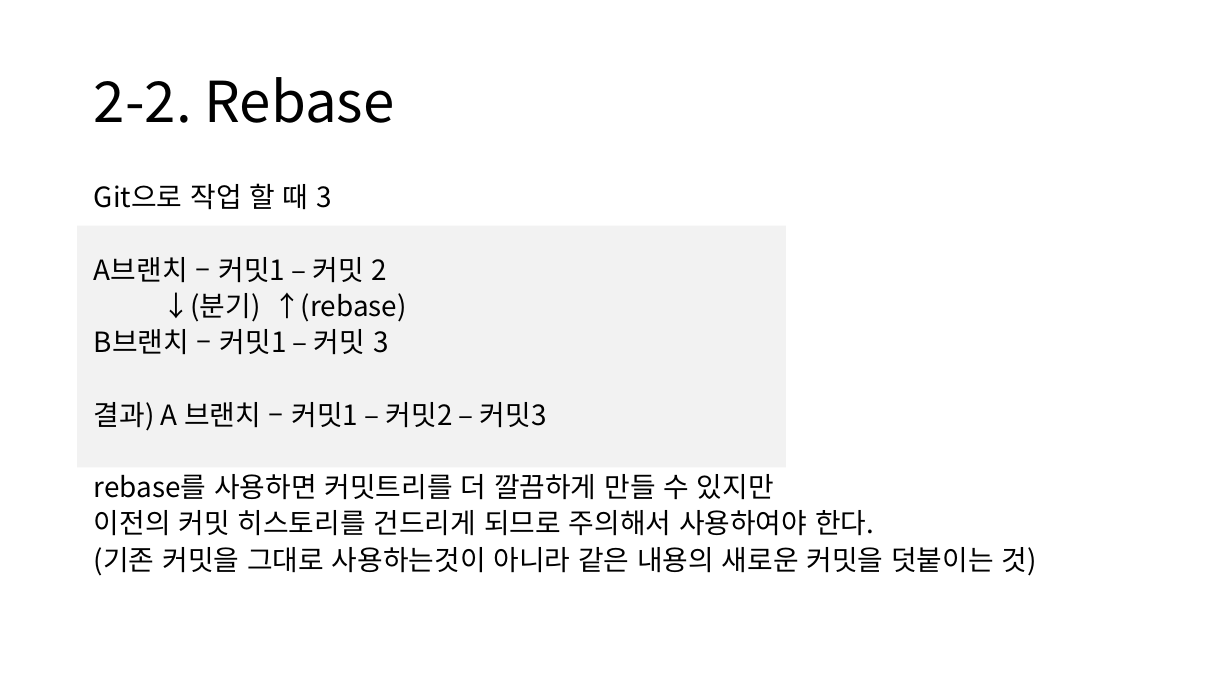
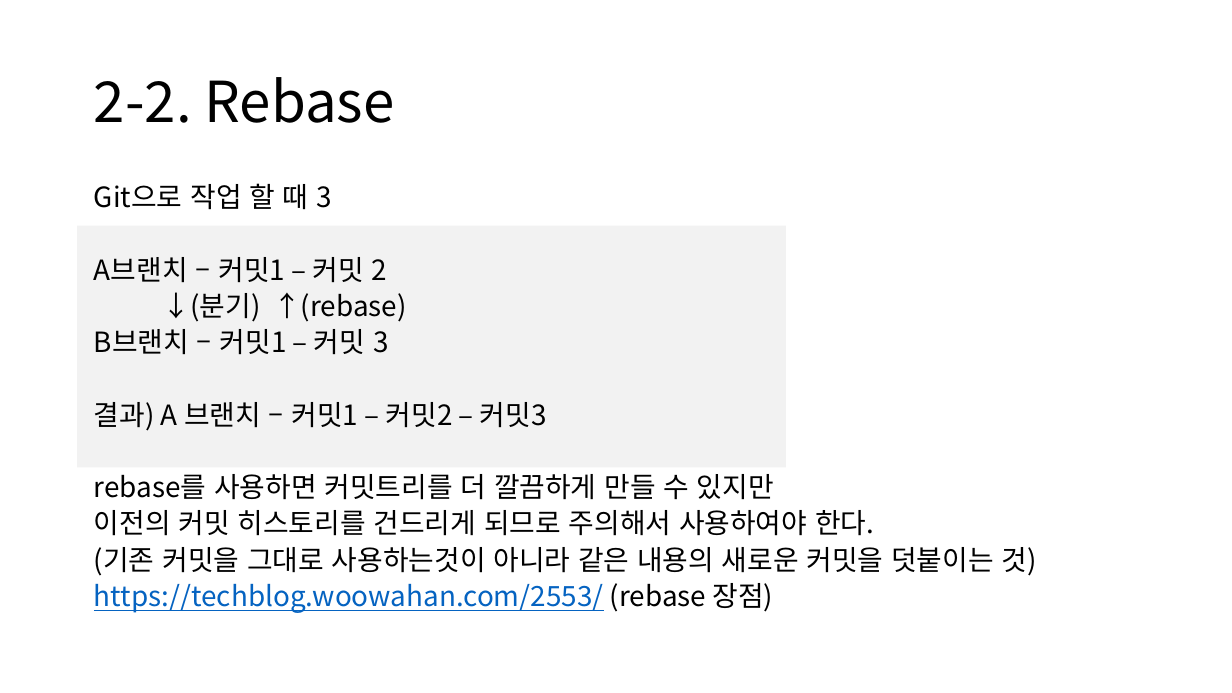
Before and after one commit to Jonghyun99/TIL, a slide deck: slide 8 of ppt/Git 관리하기.pptx. Drawn at 1232x693 pixels with LibreOffice and Linux fonts; fonts in the diff are those of the drawing. Boxes give left, top, right and bottom in pixels: in the first picture for what was removed or moved away, otherwise in the second. Text is boxed around its words. In the diff, an @@ line names an element or a change of style, - is before the commit and + after.

Commit message:
git 관리하기

```diff
--- a/ppt/Git 관리하기.pptx
+++ b/ppt/Git 관리하기.pptx
@@ text at [94, 583, 773, 613]: paragraph added @@
+https://techblog.woowahan.com/2553/ (rebase 장점)
```
